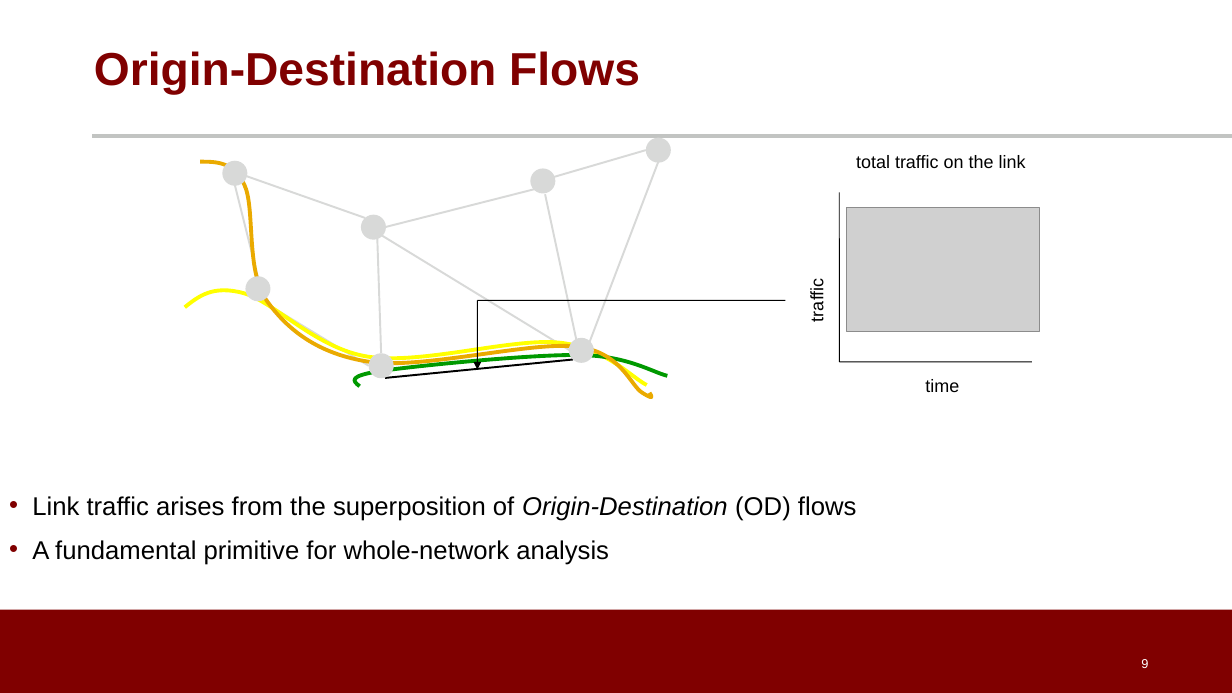
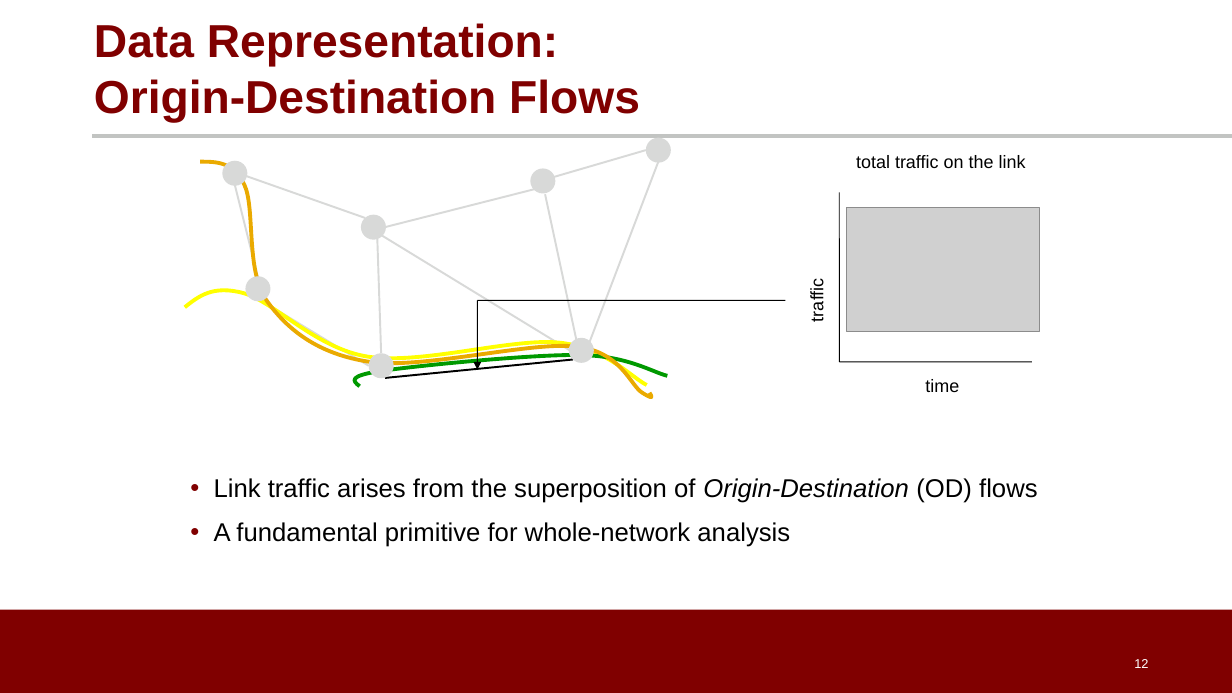
Before and after one commit to noise-lab/ML-Cybersecurity, a slide deck: slide 12 of module-3/ppt/3.4-Unsupervised Learning.pptx (slide 9 before the commit). Drawn at 1232x693 pixels with LibreOffice and Linux fonts; fonts in the diff are those of the drawing; grey boxes stand for pictures; background and template pictures are left out. Boxes give left, top, right and bottom in pixels: in the first picture for what was removed or moved away, otherwise in the second. Text is boxed around its words. In the diff, an @@ line names an element or a change of style, - is before the commit and + after.

```diff
--- a/module-3/ppt/3.4-Unsupervised Learning.pptx
+++ b/module-3/ppt/3.4-Unsupervised Learning.pptx
@@ title at bbox=[94, 23, 640, 122]: text changed @@
-Origin-Destination Flows
+Data Representation:
+Origin-Destination Flows
@@ text "Link traffic arises from the ...": place and size @@
-text "Link traffic arises from the ..." at bbox=[32, 496, 857, 565]
+text "Link traffic arises from the ..." at bbox=[214, 478, 1038, 547]
@@ page number at bbox=[1134, 659, 1148, 668]: text changed @@
-9
+12
```
Also in this commit, not shown: 12 other slides changed, 6 slides added, 2 slides removed, 1 other file.
